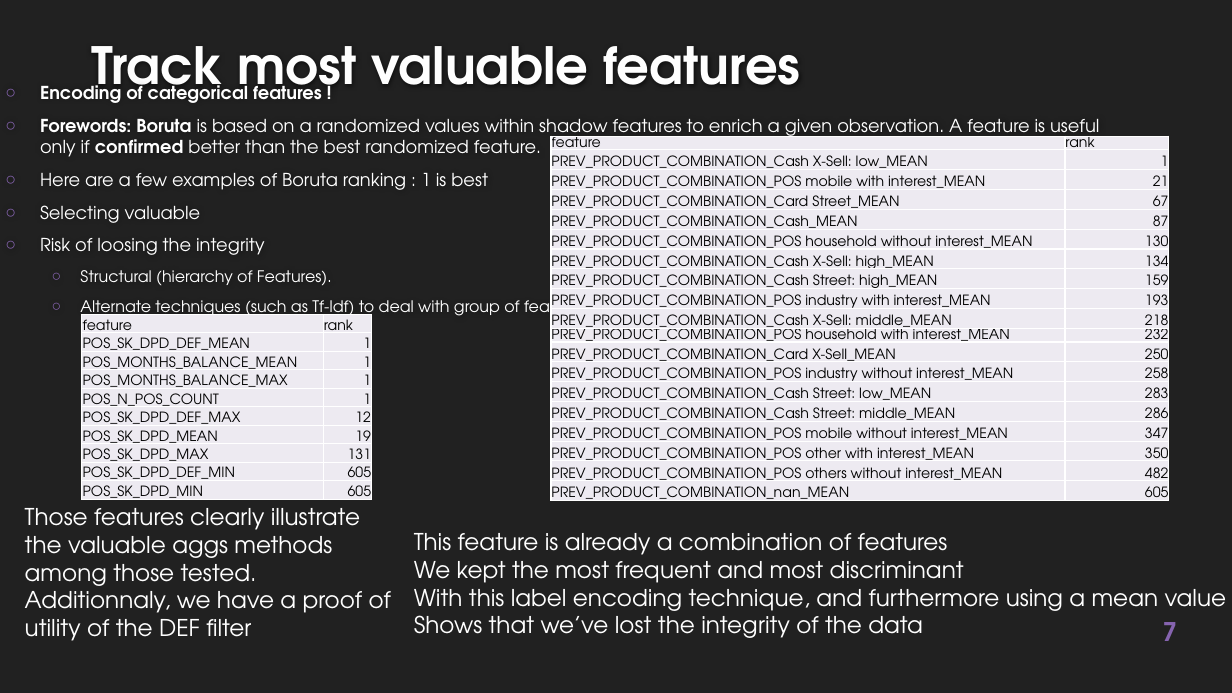
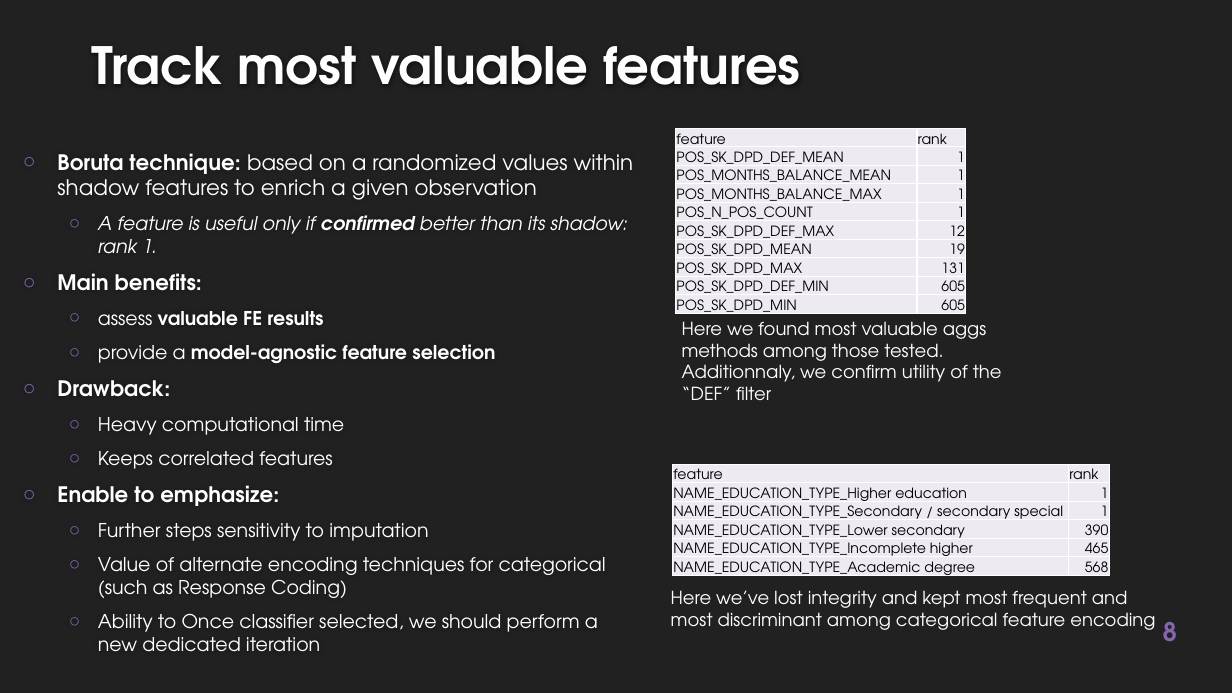
Before and after one commit to EtienneLardeur/P7_Scoring, a slide deck: slide 8 of P7_Support.pptx (slide 7 before the commit). Drawn at 1232x693 pixels with LibreOffice and Linux fonts; fonts in the diff are those of the drawing; background and template pictures are left out. Boxes give left, top, right and bottom in pixels: in the first picture for what was removed or moved away, otherwise in the second. Text is boxed around its words. In the diff, an @@ line names an element or a change of style, - is before the commit and + after.

```diff
--- a/P7_Support.pptx
+++ b/P7_Support.pptx
@@ table removed at [551,136,1168,509], 19 rows, 2 columns @@
-feature | rank
-PREV_PRODUCT_COMBINATION_Cash X-Sell: low_MEAN | 1
-PREV_PRODUCT_COMBINATION_POS mobile with interest_MEAN | 21
-PREV_PRODUCT_COMBINATION_Card Street_MEAN | 67
-PREV_PRODUCT_COMBINATION_Cash_MEAN | 87
-PREV_PRODUCT_COMBINATION_POS household without interest_MEAN | 130
-PREV_PRODUCT_COMBINATION_Cash X-Sell: high_MEAN | 134
-PREV_PRODUCT_COMBINATION_Cash Street: high_MEAN | 159
-PREV_PRODUCT_COMBINATION_POS industry with interest_MEAN | 193
-PREV_PRODUCT_COMBINATION_Cash X-Sell: middle_MEAN | 218
-PREV_PRODUCT_COMBINATION_POS household with interest_MEAN | 232
-PREV_PRODUCT_COMBINATION_Card X-Sell_MEAN | 250
-PREV_PRODUCT_COMBINATION_POS industry without interest_MEAN | 258
-PREV_PRODUCT_COMBINATION_Cash Street: low_MEAN | 283
-PREV_PRODUCT_COMBINATION_Cash Street: middle_MEAN | 286
-PREV_PRODUCT_COMBINATION_POS mobile without interest_MEAN | 347
-PREV_PRODUCT_COMBINATION_POS other with interest_MEAN | 350
-PREV_PRODUCT_COMBINATION_POS others without interest_MEAN | 482
-PREV_PRODUCT_COMBINATION_nan_MEAN | 605
@@ table: place and size @@
-table at [82,314,372,507]
+table at [676,128,966,321]
@@ text at [57,153,634,652]: text changed; size 13.9 to 14.8 pt @@
-○ Encoding of categorical features !
-○ Forewords: Boruta is based on a randomized values within shadow features to enrich a given observation. A feature is useful only if confirmed better than the best randomized feature.
-○ Here are a few examples of Boruta ranking : 1 is best
-○ Selecting valuable
-○ Risk of loosing the integrity
-  ○ Structural (hierarchy of Features).
-  ○ Alternate techniques (such as Tf-Idf) to deal with group of features.
+○ Boruta technique: based on a randomized values within shadow features to enrich a given observation
+  ○ A feature is useful only if confirmed better than its shadow: rank 1.
+○ Main benefits:
+  ○ assess valuable FE results
+  ○ provide a model-agnostic feature selection
+○ Drawback:
+  ○ Heavy computational time
+  ○ Keeps correlated features
+○ Enable to emphasize:
+  ○ Further steps sensitivity to imputation
+  ○ Value of alternate encoding techniques for categorical (such as Response Coding)
+  ○ Ability to Once classifier selected, we should perform a new dedicated iteration
@@ text at [682,321,1002,400]: text changed; size 18 to 14 pt @@
-Those features clearly illustrate the valuable aggs methods among those tested.
-Additionnaly, we have a proof of utility of the DEF filter
+Here we found most valuable aggs methods among those tested. Additionnaly, we confirm utility of the “DEF” filter
@@ table added at [673,464,1110,583], 6 rows, 2 columns @@
+feature | rank
+NAME_EDUCATION_TYPE_Higher education | 1
+NAME_EDUCATION_TYPE_Secondary / secondary special | 1
+NAME_EDUCATION_TYPE_Lower secondary | 390
+NAME_EDUCATION_TYPE_Incomplete higher | 465
+NAME_EDUCATION_TYPE_Academic degree | 568
@@ text at [671,590,1155,630]: text changed; size 18 to 14 pt @@
-This feature is already a combination of features
-We kept the most frequent and most discriminant
-With this label encoding technique, and furthermore using a mean value
-Shows that we’ve lost the integrity of the data
+Here we’ve lost integrity and kept most frequent and most discriminant among categorical feature encoding
@@ page number at [1163,622,1177,642]: text changed @@
-7
+8
```
Also in this commit, not shown: 10 other slides changed, 2 slides added, 7 slides removed.
